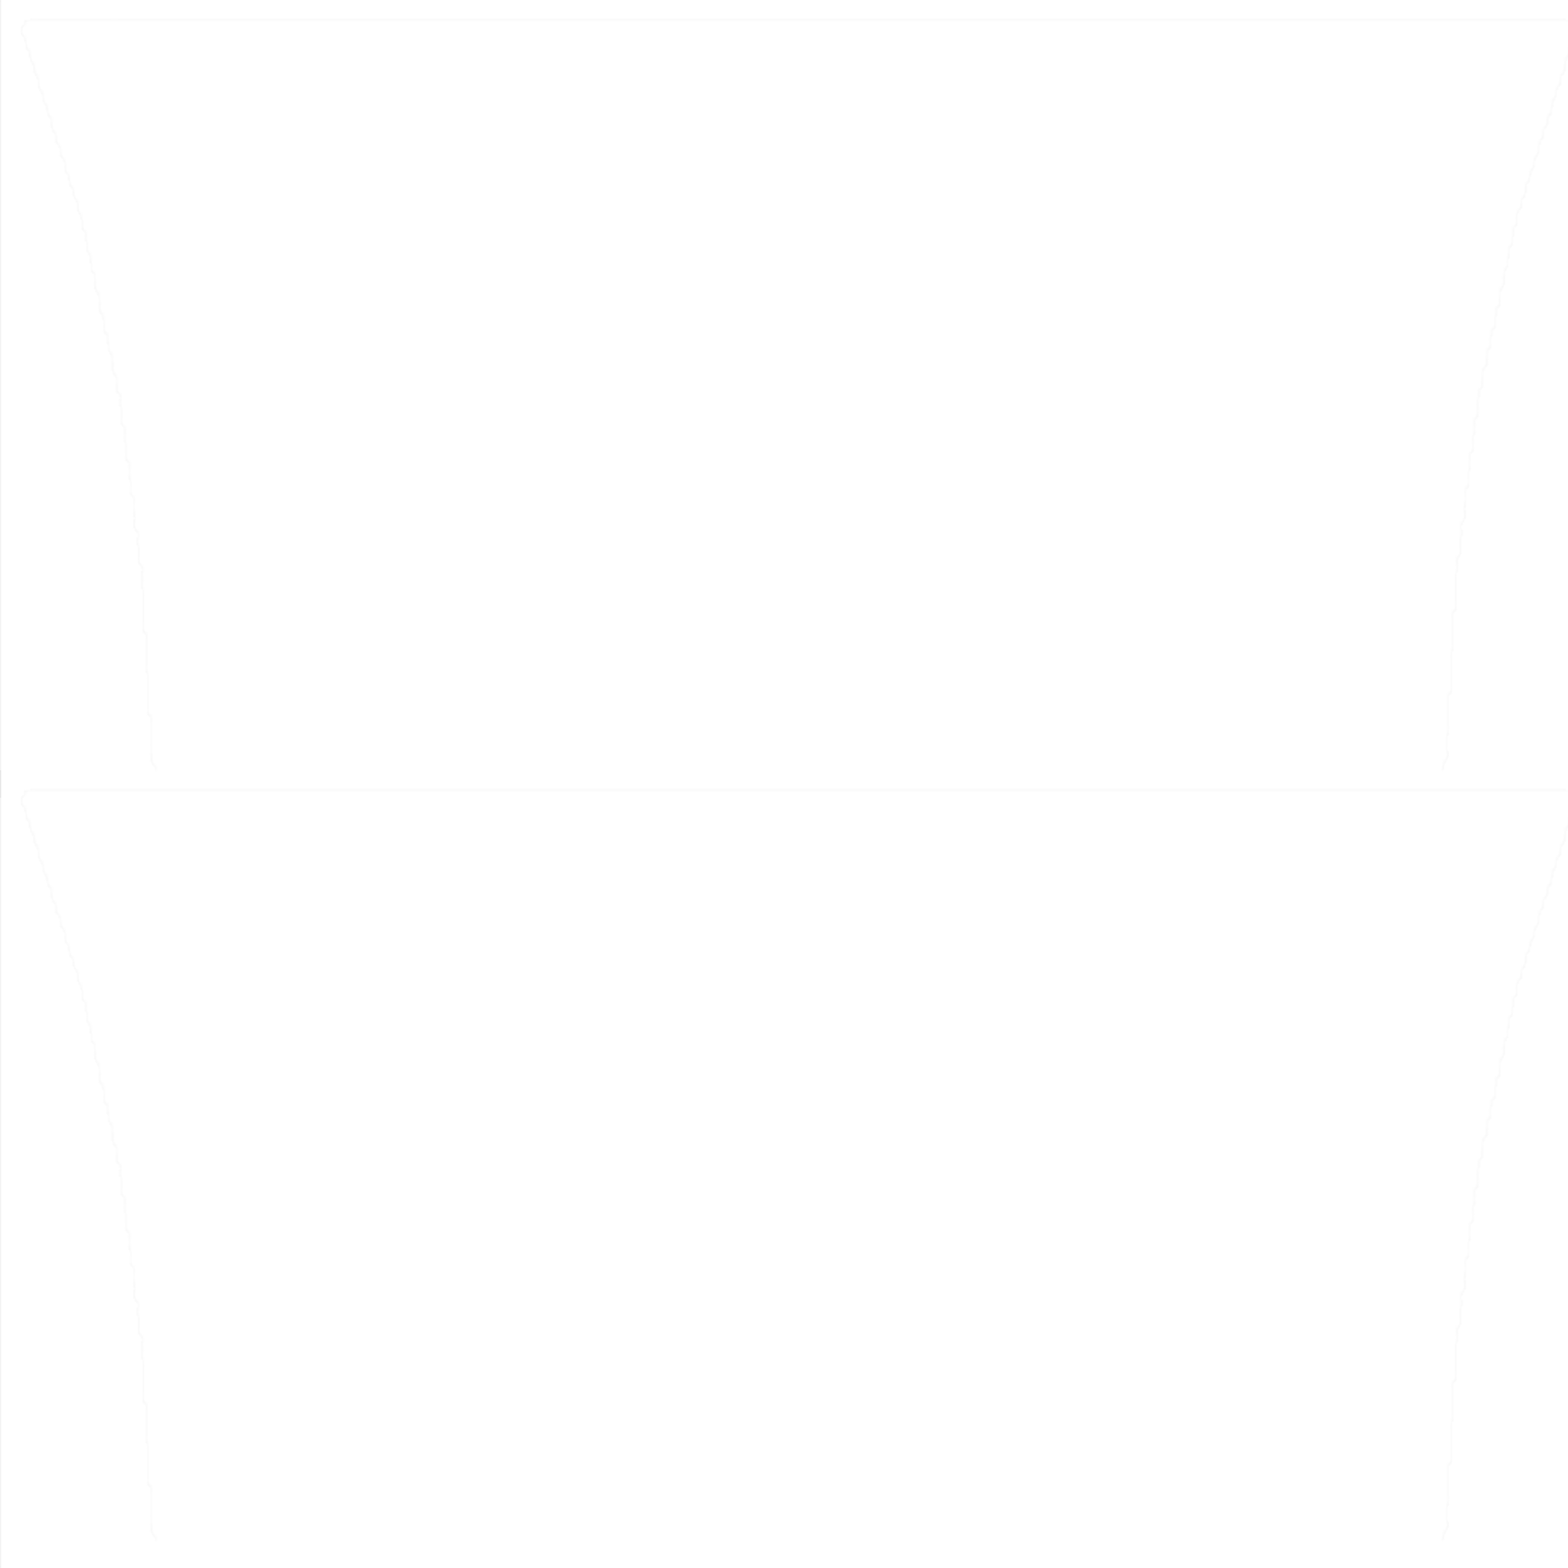
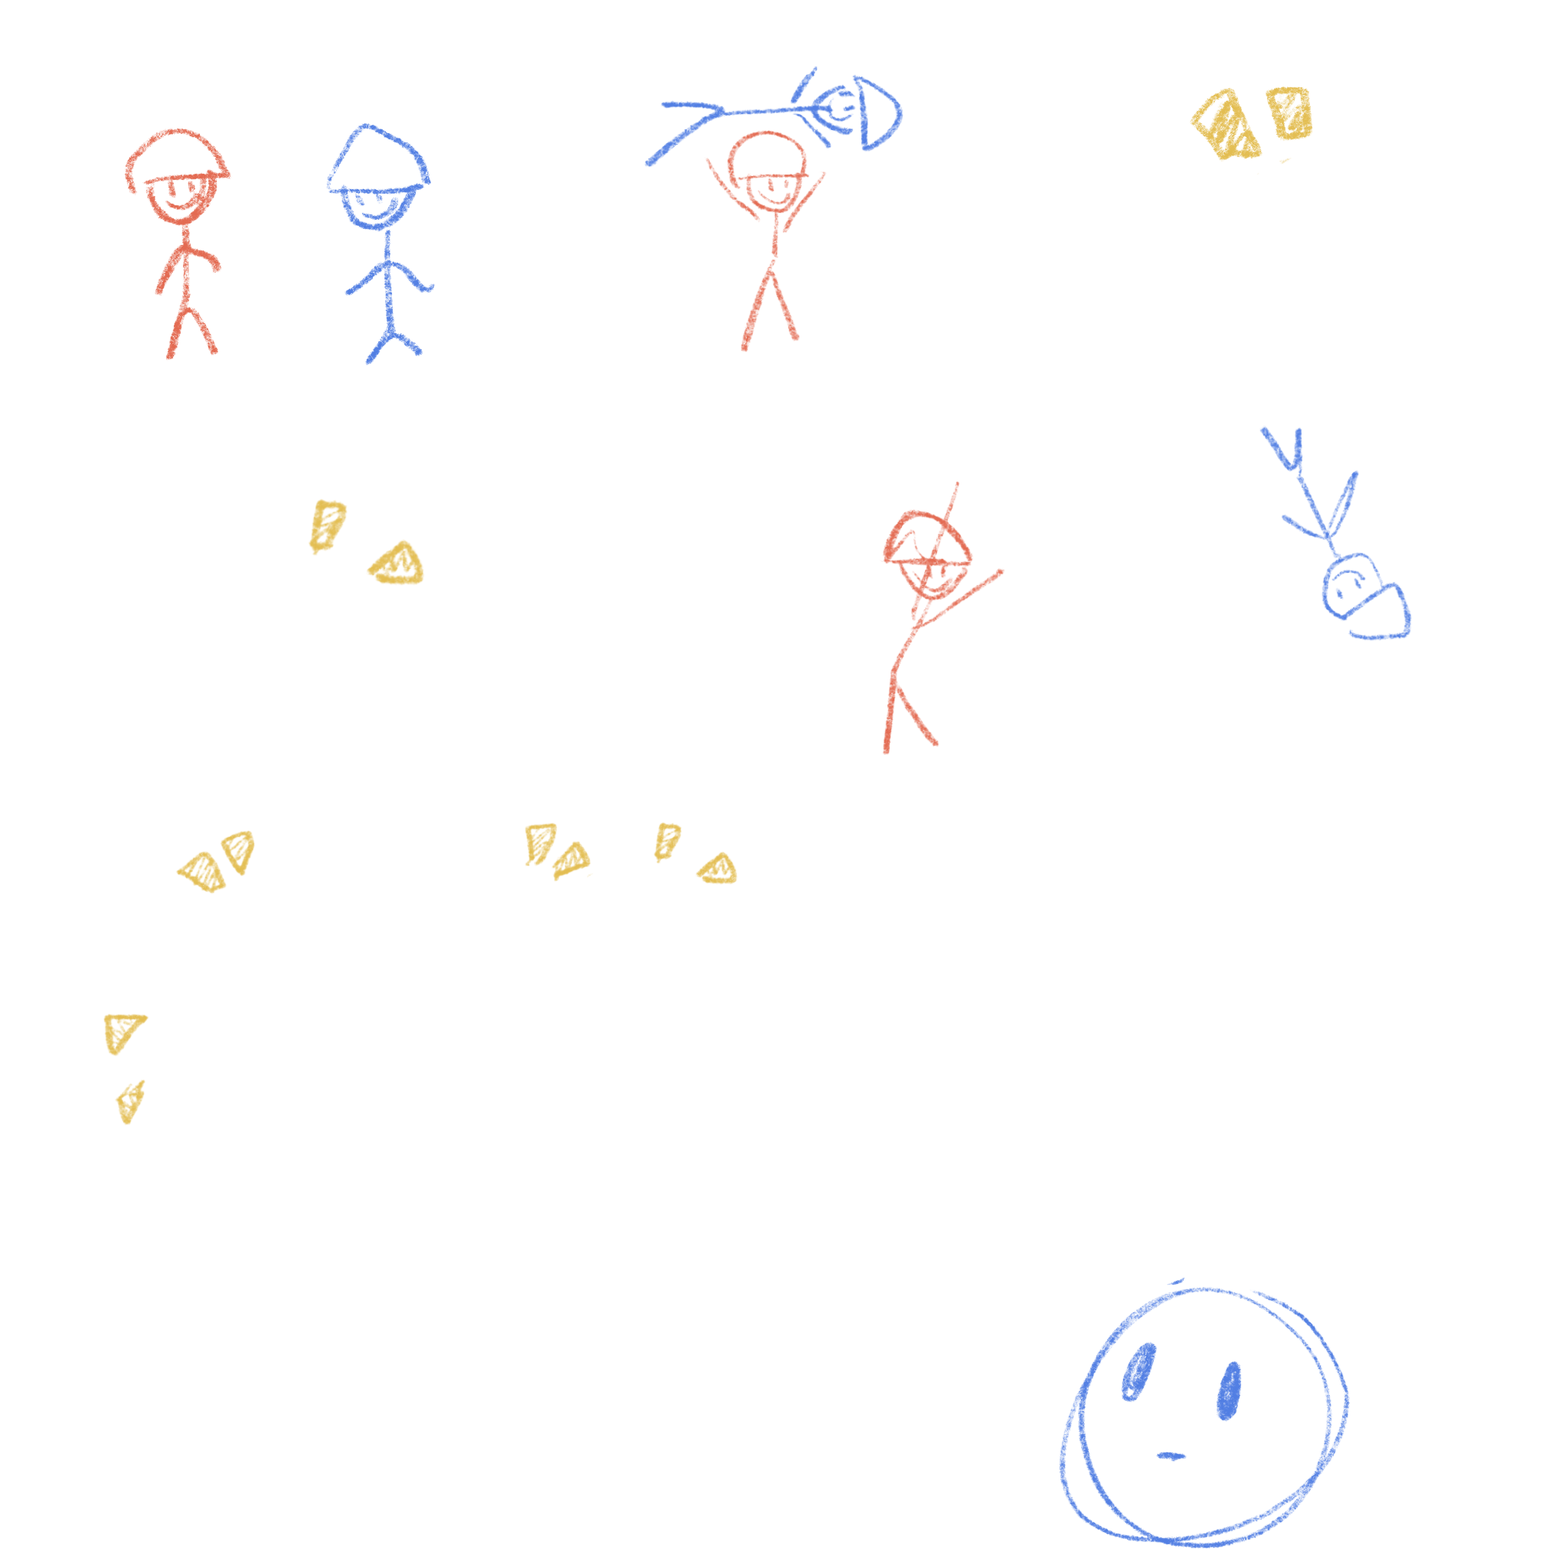
Layers edited between the first and the second 1568×1568 image:
removed group "Nouveau groupe" (1st of 2) (5 layers) over [94, 18, 1506, 824]
removed layer "Calque 16" from group "Nouveau groupe" over [94, 18, 1413, 824]
added group "Grab Et Lancer" with 4 layers above "Emotes" over [94, 18, 1506, 824]
added layer "Calque 21" in group "Grab Et Lancer" over [94, 18, 1413, 824]
added layer "À partir de la sélection" (2nd of 5, in "Grab Et Lancer") in group "Grab Et Lancer" over [179, 65, 1491, 765]
hid "À partir de la sélection" (3rd of 5, in "Grab Et Lancer"), moved it into group "Grab Et Lancer" over [179, 65, 1506, 765]
removed group "Nouveau groupe" (2nd of 2) (5 layers) over [131, 821, 1477, 1549]
added group "Emotes" with 5 layers above "Calque 2 copie" over [101, 821, 1477, 1549]
moved "À partir de la sélection" (4th of 5, in "Emotes") into group "Emotes" over [1472, 1186, 1477, 1219]
added layer "Calque 20" in group "Emotes" over [1058, 1277, 1350, 1549]
moved "À partir de la sélection" (5th of 5, in "Emotes") into group "Emotes" over [153, 1534, 157, 1541]
removed layer "Calque 6" (2nd of 2, in "Nouveau groupe") from group "Nouveau groupe" over [131, 821, 1350, 1541]
added layer "Calque 18" in group "Emotes" over [101, 821, 739, 1528]
hid "Calque 2 copie" over [0, 0, 1568, 798]
hid "Calque 17" over [0, 770, 1568, 1568]